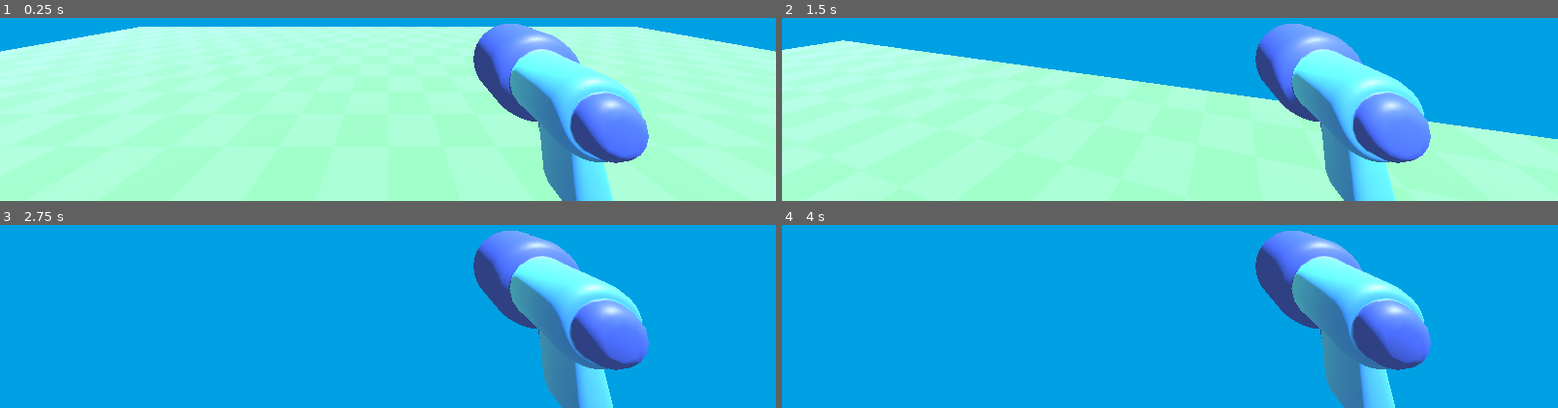
Above: before the commit, frames 1-4 (two rows, left to right).
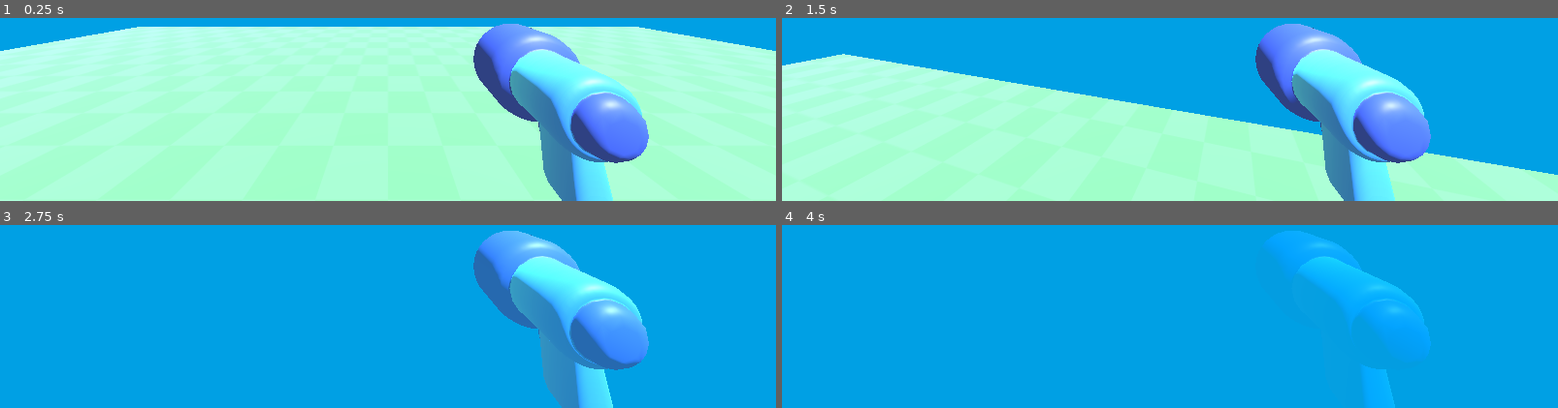
Above: after the commit, the same moments.

Repository: GArmane/gd-3d-first-demo
Game: Godot game, scene res://levels/dev/dev_001.tscn
The game is run twice, just before and just after one commit, with the same random seed, the same clock (stepped at 60 frames per second) and the same inputs.
Inputs (mouse positions are in pixels of both pictures, inside the frame that each line leads up to):
- Up to frame 1 (0.25 s): no input
- Up to frame 2 (1.5 s): tap Enter at 0.5 s; move the mouse to (outside the picture) at 0.52 s; hold Space (jump, bound only after the commit) 0.53-1.28 s; hold W (move_forward) from 0.53 s (still down); move the mouse to (outside the picture) at 1.27 s; tap Space (jump, bound only after the commit) at 1.35 s
- Up to frame 3 (2.75 s): keep holding W (move_forward); tap Space (jump, bound only after the commit) at 1.52, 1.82 s; move the mouse to (outside the picture) at 2.02 s; hold Space (jump, bound only after the commit) from 2.03 s (still down)
- Up to frame 4 (4 s): keep holding W (move_forward); move the mouse to (outside the picture) at 2.77 s; release Space (jump, bound only after the commit) at 2.78 s; tap Space (jump, bound only after the commit) at 2.85, 3.02, 3.32 s; move the mouse to (outside the picture) at 3.52 s; hold Space (jump, bound only after the commit) from 3.53 s (still down)

The runs differ from the first frame. In frame 1, less than 0.1% of the frame differs, in the area x 0-100%, y 4-19%; in frame 2, 10%; in frame 3, 7.0%; in frame 4, 12%, in the area x 61-84%, y 3-100%.

Commit message:
(feat) character jumping

Diff:
--- a/components/player/player.gd
+++ b/components/player/player.gd
@@ -1,16 +1,26 @@
 class_name Player extends CharacterBody3D
 
 
-@export_range(0.0, 1.0, 0.05) var camera_sensibility: float = 0.3
-@export_range(0.0, 10.0, 0.5) var movement_speed: float = 5.0
+const GRAVITY := 9.8
+
+@export_range(1.0, 1.0, 0.05) var camera_sensibility := 0.3
+@export_range(1.0, 10.0, 0.5) var movement_speed := 5.0
+@export_range(1.0, 10.0, 0.5) var movement_jump_height := 4.0
 
 
 func _physics_process(delta: float) -> void:
 	var input_direction_2d := Input.get_vector("move_left", "move_right", "move_forward", "move_back")
 	var input_direction_3d := Vector3(input_direction_2d.x, 0.0, input_direction_2d.y)
 	var direction := transform.basis * input_direction_3d
+	if Input.is_action_pressed("jump") and is_on_floor():
+		velocity.y = movement_jump_height
+	elif Input.is_action_just_released("jump") and velocity.y > 0.0:
+		velocity.y = movement_jump_height / 2
+
 	velocity.x = direction.x * movement_speed
 	velocity.z = direction.z * movement_speed
+	velocity.y -= GRAVITY * delta
+
 	move_and_slide()
 
 
--- a/project.godot
+++ b/project.godot
@@ -42,3 +42,8 @@
 "events": [null, Object(InputEventKey,"resource_local_to_scene":false,"resource_name":"","device":0,"window_id":0,"alt_ …(195 unchanged characters)…
 ]
 }
+jump={
+"deadzone": 0.2,
+"events": [Object(InputEventKey,"resource_local_to_scene":false,"resource_name":"","device":-1,"window_id":0,"alt_pressed":false,"shift_pressed":false,"ctrl_pressed":false,"meta_pressed":false,"pressed":false,"keycode":0,"physical_keycode":32,"key_label":0,"unicode":32,"location":0,"echo":false,"script":null)
+]
+}
